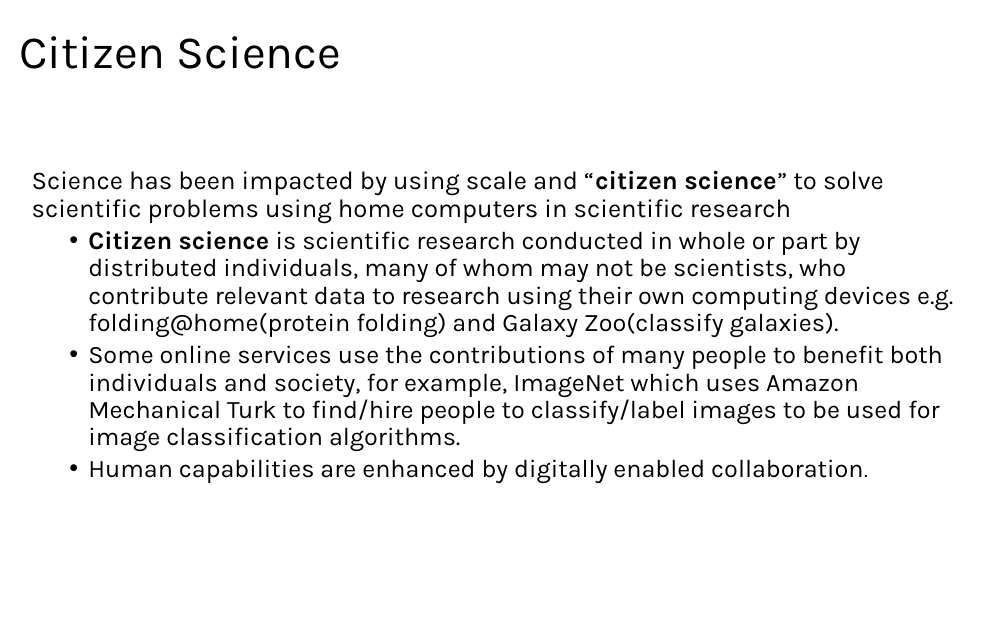
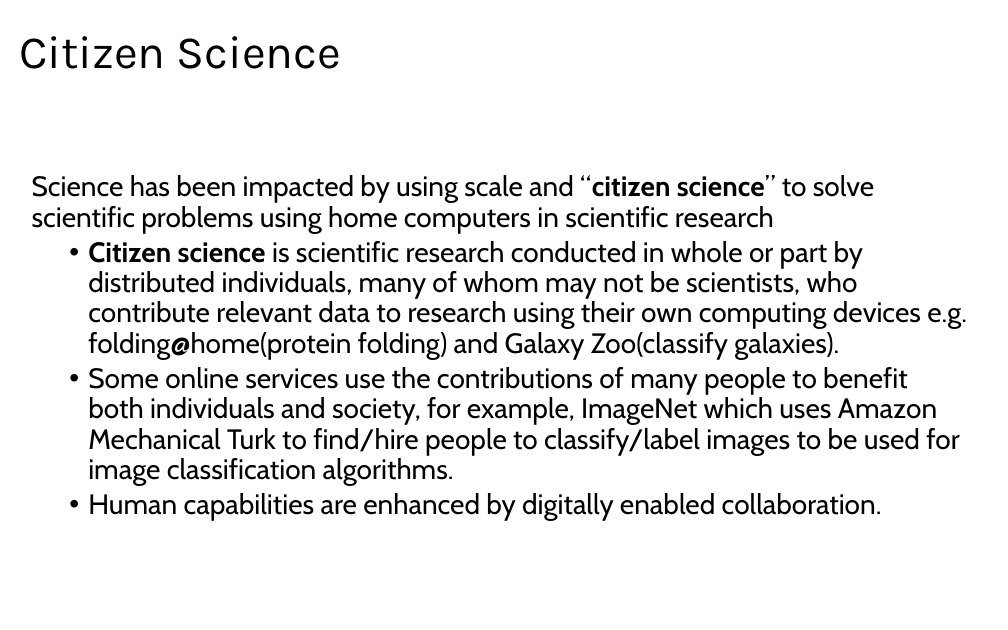
Before and after one commit to LongBaoNguyen/longbaonguyen.github.io, a slide deck: slide 9 of courses/apcsp/lect19.pptx. Drawn at 1008x630 pixels with LibreOffice and Linux fonts; fonts in the diff are those of the drawing. Boxes give left, top, right and bottom in pixels: in the first picture for what was removed or moved away, otherwise in the second. Text is boxed around its words. In the diff, an @@ line names an element or a change of style, - is before the commit and + after.

```diff
--- a/courses/apcsp/lect19.pptx
+++ b/courses/apcsp/lect19.pptx
@@ text "Science has been impacted by ..." at [32,175,967,521]: size 18.3 to 20 pt in "Science has been impacted by using scale ..."; font Karla to Cabin; size 18 to 20 pt in "Citizen science is scientific research conducted in ...", "Some online services use the contributions of ...", "Human capabilities are enhanced by digitally enabled ..."; size 15 to 20 pt in "collaboration." @@
```
Also in this commit, not shown: 2 other slides changed, 2 other files.
